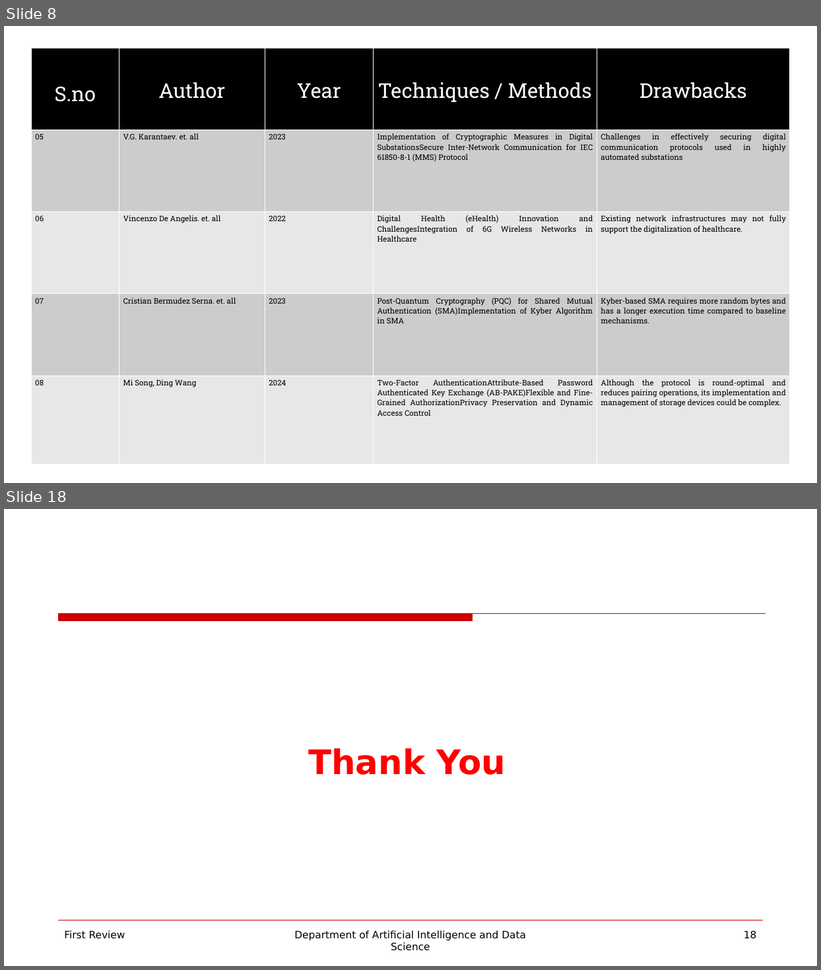
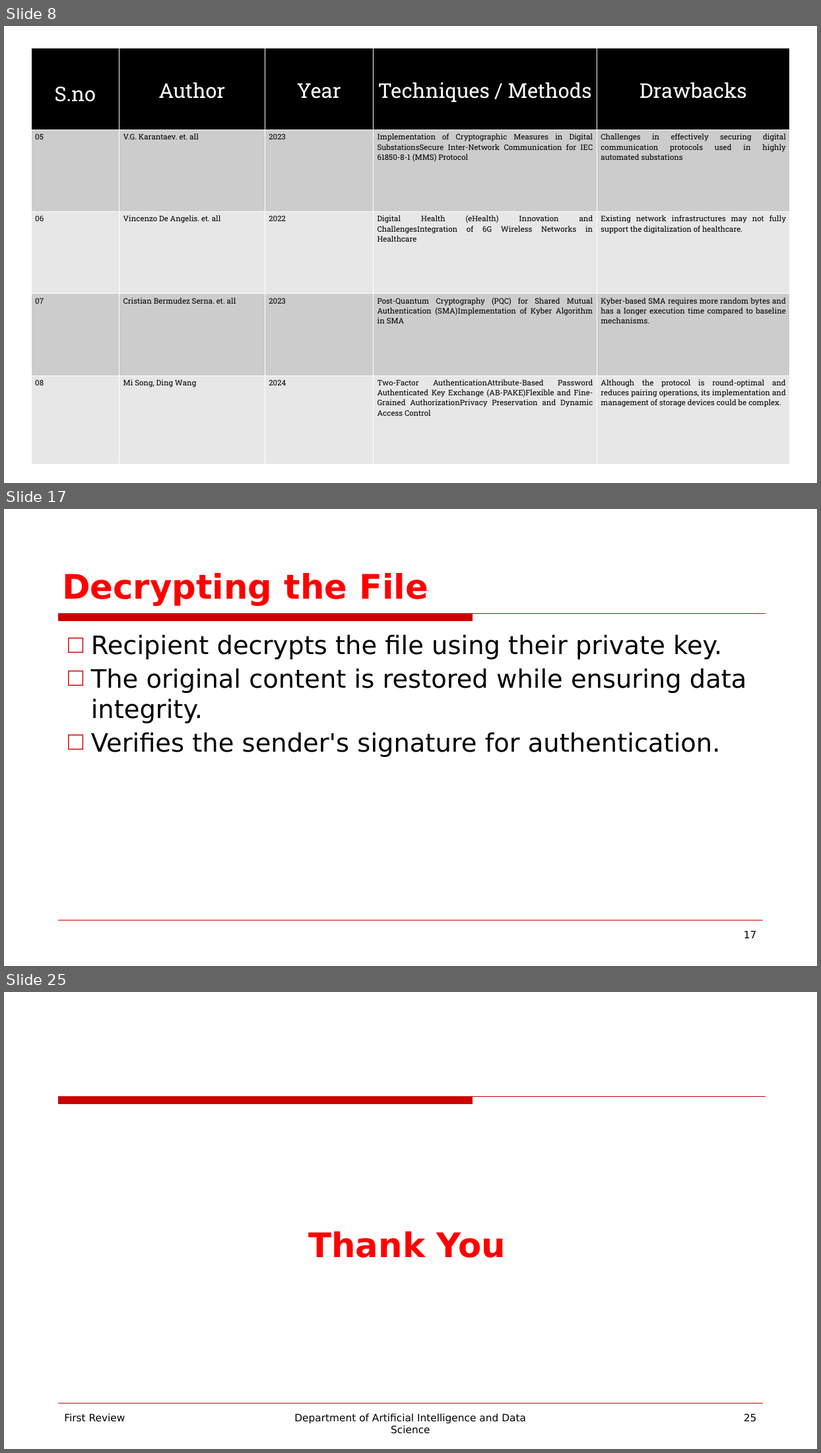
Before and after one commit to guru0005/Mini-Project-for-Data-Science-221801014, a slide deck: PPT/Mini Project for Data Science PPT.pptx. Shown one above the other, each under a label of ours: slides 8 and 18 before the commit, slides 8, 17 and 25 after it; the slides between them are not shown. The pictures are 821x970 and 821x1453 pixels, drawn with LibreOffice and Linux fonts; fonts in the diff are those of the drawing; background and template pictures are left out. Boxes give left, top, right and bottom in pixels: in the first picture for what was removed or moved away, otherwise in the second. Text is boxed around its words. In the diff, an @@ line names an element or a change of style, - is before the commit and + after.

```diff
--- a/PPT/Mini Project for Data Science PPT.pptx
+++ b/PPT/Mini Project for Data Science PPT.pptx
@@ slide 17 added at box(4, 509, 817, 966), background picture (left out); not listed: 2 template elements that a slide beside it also shows @@
@@ title added at box(62, 573, 428, 606), 40 pt, text #FF0000, bold @@
+Decrypting the File
@@ text added at box(91, 634, 747, 757), 30 pt, text #000000 @@
+□ Recipient decrypts the file using their private key.
+□ The original content is restored while ensuring data integrity.
+□ Verifies the sender's signature for authentication.
@@ page number added at box(744, 931, 757, 939), 12 pt, text #000000 @@
+17
@@ what was slide 18 is now slide 25 @@
@@ page number at box(744, 1414, 757, 1422): text changed @@
-18
+25
```
Also in this commit, not shown: 12 slides changed, 6 other slides added.
